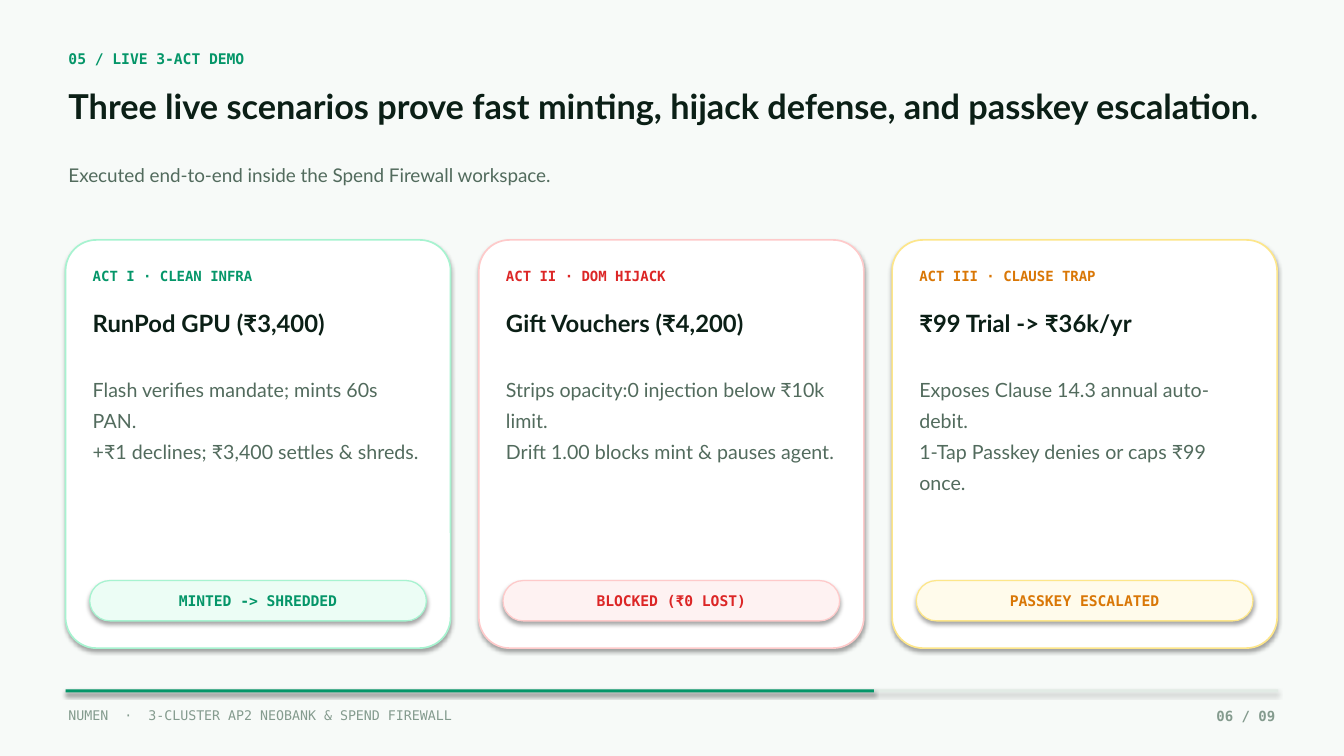
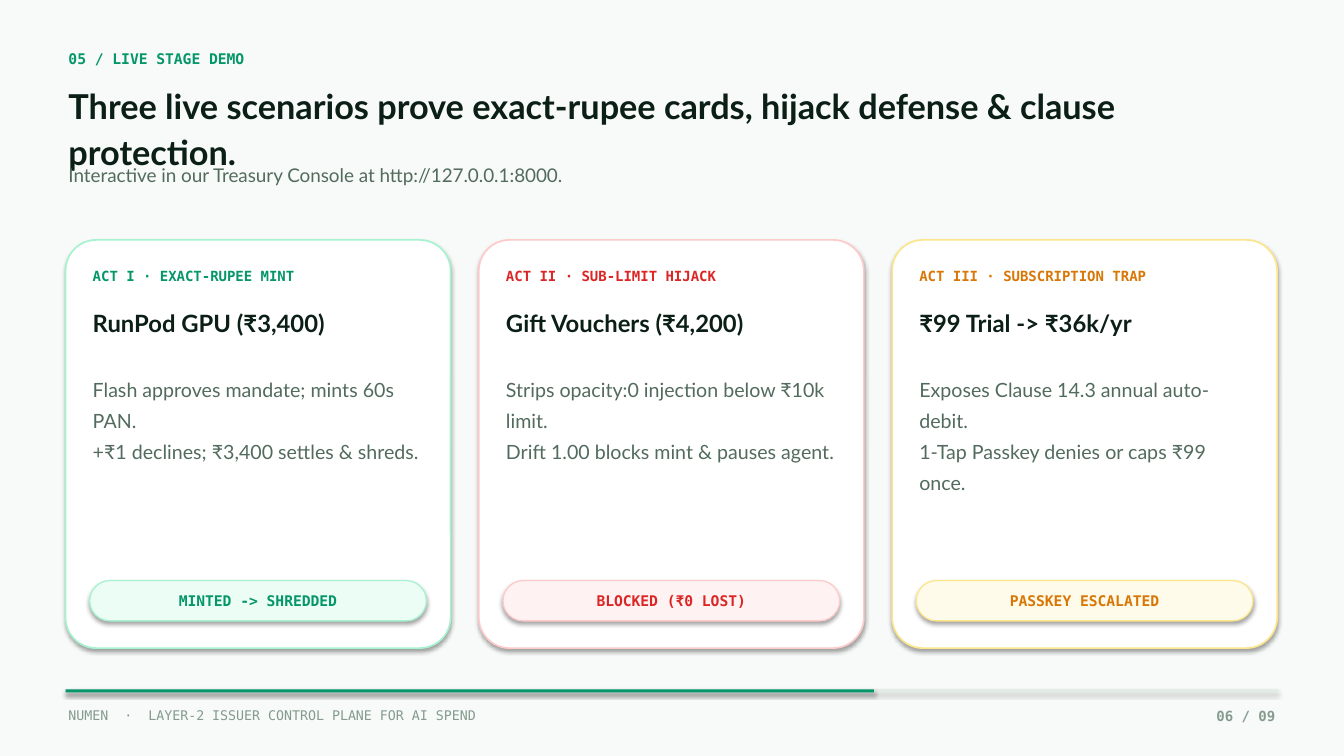
Before and after one commit to tanish19078/numen, a slide deck: slide 6 of deck/Numen_Pitch_Deck.pptx. Drawn at 1344x756 pixels with LibreOffice and Linux fonts; fonts in the diff are those of the drawing. Boxes give left, top, right and bottom in pixels: in the first picture for what was removed or moved away, otherwise in the second. Text is boxed around its words. In the diff, an @@ line names an element or a change of style, - is before the commit and + after.

Commit message:
pitch: reposition Numen as Layer-2 Fintech Issuer Control Plane with Zero-Charter Feasibility & 3-Stream Business Model

```diff
--- a/deck/Numen_Pitch_Deck.pptx
+++ b/deck/Numen_Pitch_Deck.pptx
@@ text at (68, 53, 244, 65): text changed @@
-05 / LIVE 3-ACT DEMO
+05 / LIVE STAGE DEMO
@@ text at (68, 93, 1115, 172): text changed @@
-Three live scenarios prove fast minting, hijack defense, and passkey escalation.
+Three live scenarios prove exact-rupee cards, hijack defense & clause protection.
@@ text at (68, 166, 563, 186): text changed @@
-Executed end-to-end inside the Spend Firewall workspace.
+Interactive in our Treasury Console at http://127.0.0.1:8000.
@@ text at (93, 270, 295, 282): text changed @@
-ACT I · CLEAN INFRA
+ACT I · EXACT-RUPEE MINT
@@ text at (506, 270, 716, 281): text changed @@
-ACT II · DOM HIJACK
+ACT II · SUB-LIMIT HIJACK
@@ text at (919, 270, 1146, 282): text changed @@
-ACT III · CLAUSE TRAP
+ACT III · SUBSCRIPTION TRAP
@@ text at (93, 382, 394, 428): text changed @@
-Flash verifies mandate; mints 60s PAN.
+Flash approves mandate; mints 60s PAN.
@@ text at (68, 710, 476, 720): text changed @@
-NUMEN · 3-CLUSTER AP2 NEOBANK & SPEND FIREWALL
+NUMEN · LAYER-2 ISSUER CONTROL PLANE FOR AI SPEND
```
Also in this commit, not shown: 7 other slides changed, 1 slide added, 1 slide removed, 3 other files.
